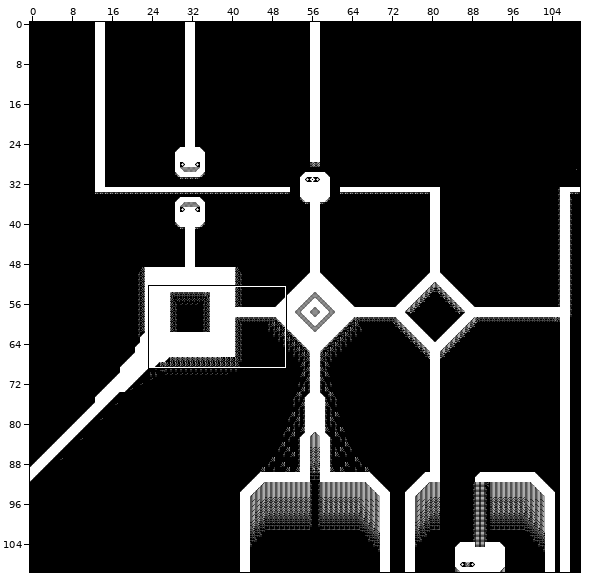
Tiled map -- projects/project3/assets/maps/act3map.tmx. The first picture is a wide view before the edit; the outline marks the close-up.
Close-up. Before the edit:
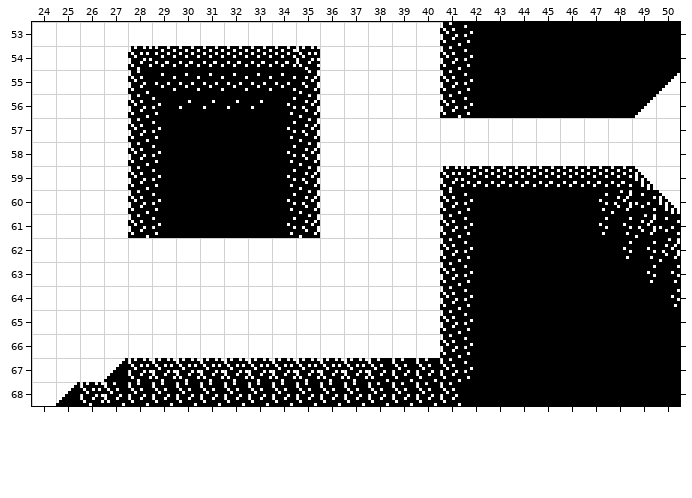
Cells are 16x16 px. Shown: x 24..50, y 53..68. The commit also changed other parts of the map, which this record leaves out.
The same view after the edit:
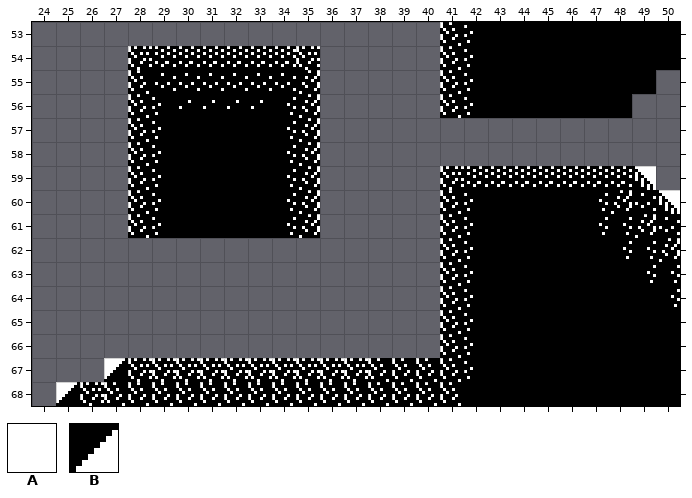
Key: from "map_tileset": A 0, B 11.
_ is an empty cell, . an unchanged one.
Change:
--- layer "background" (now hidden)
@@ x 24..50 @@
-53 AAAAAAAAAAAAAAAAA..........
-54 AAAA........AAAAA..........
-55 AAAA........AAAAA.........B
-56 AAAA........AAAAA........BA
-57 AAAA........AAAAAAAAAAAAAAA
-58 AAAA........AAAAAAAAAAAAAAA
-59 AAAA........AAAAA.........A
-60 AAAA........AAAAA..........
-61 AAAA........AAAAA..........
-62 AAAAAAAAAAAAAAAAA..........
-63 AAAAAAAAAAAAAAAAA..........
-64 AAAAAAAAAAAAAAAAA..........
-65 AAAAAAAAAAAAAAAAA..........
-66 AAAAAAAAAAAAAAAAA..........
-67 AAA........................
-68 A..........................
+53 _________________..........
+54 ____........_____..........
+55 ____........_____........._
+56 ____........_____........__
+57 ____........_______________
+58 ____........_______________
+59 ____........_____........._
+60 ____........_____..........
+61 ____........_____..........
+62 _________________..........
+63 _________________..........
+64 _________________..........
+65 _________________..........
+66 _________________..........
+67 ___........................
+68 _..........................
Boxes around the changes in both close-ups, in picture pixels (x1, y1, x2, y2):
removed: (32, 22, 680, 406)
